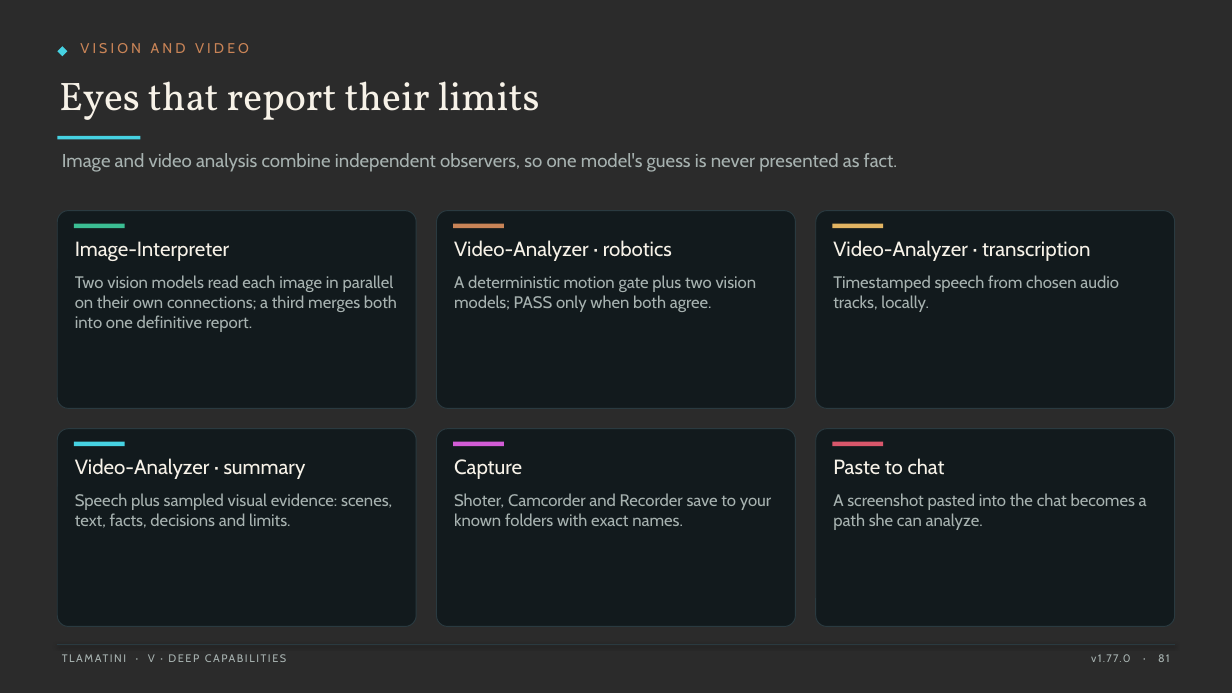
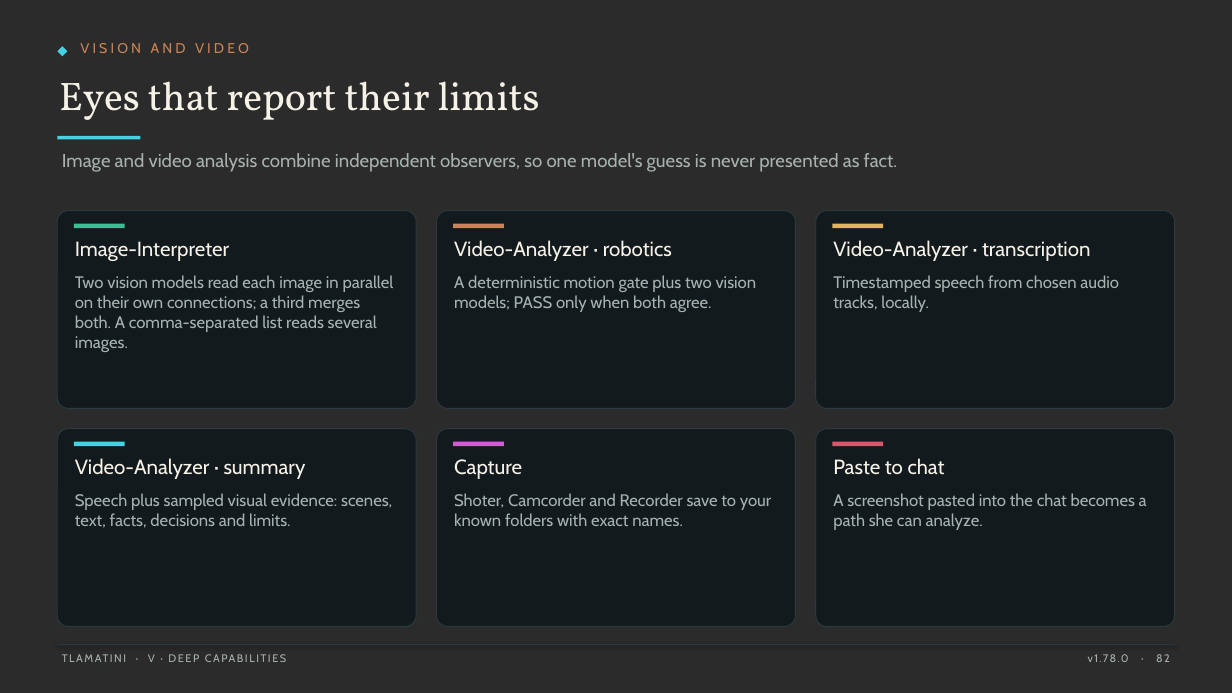
Before and after one commit to XAIHT/Tlamatini, a slide deck: slide 82 of Tlamatini_eXtended_Artificial_Intelligence_Humanly_Tempered.pptx (slide 81 before the commit). Drawn at 1232x693 pixels with LibreOffice and Linux fonts; fonts in the diff are those of the drawing; background and template pictures are left out; a plain dark background stands for a picture behind light text. Boxes give left, top, right and bottom in pixels: in the first picture for what was removed or moved away, otherwise in the second. Text is boxed around its words. In the diff, an @@ line names an element or a change of style, - is before the commit and + after.

```diff
--- a/Tlamatini_eXtended_Artificial_Intelligence_Humanly_Tempered.pptx
+++ b/Tlamatini_eXtended_Artificial_Intelligence_Humanly_Tempered.pptx
@@ text at (x1=75, y1=275, x2=394, y2=352): text changed @@
-Two vision models read each image in parallel on their own connections; a third merges both into one definitive report.
+Two vision models read each image in parallel on their own connections; a third merges both. A comma-separated list reads several images.
@@ text at (x1=1088, y1=654, x2=1170, y2=662): text changed @@
-v1.77.0 · 81
+v1.78.0 · 82
```
Also in this commit, not shown: 152 other slides changed, 3 slides added, 2 other files.
